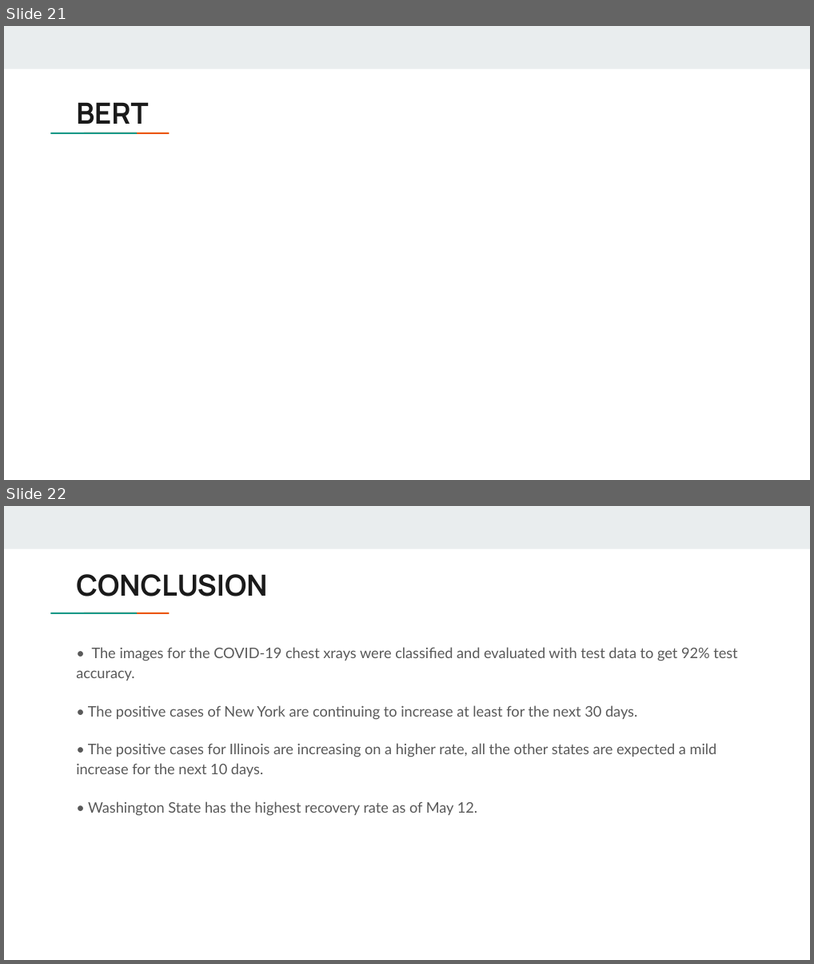
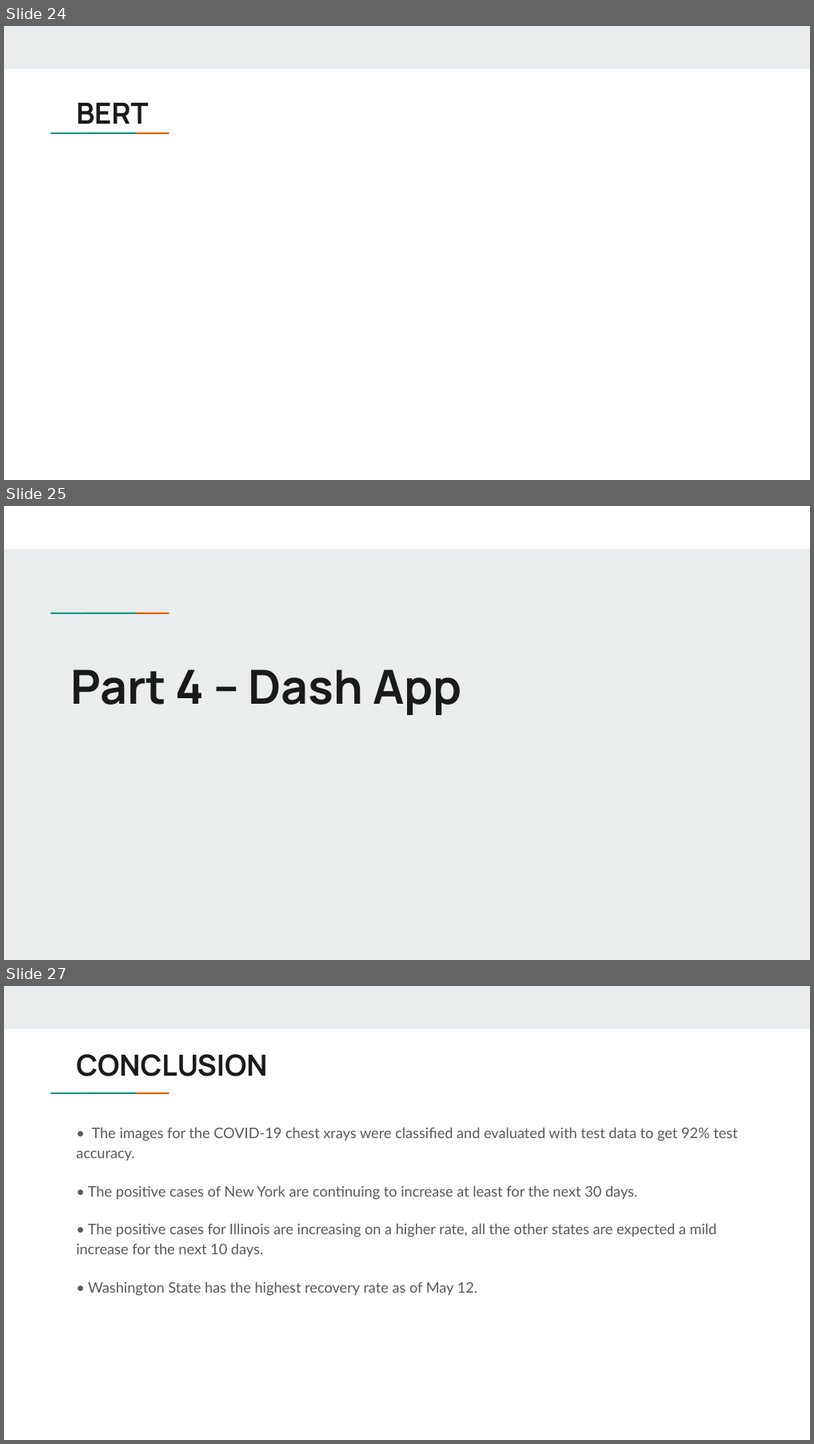
Before and after one commit to matthewshawnkehoe/Data-Science-Projects, a slide deck: Capstone Projects/Final_Capstone_NLP_Search_Recommendation/Recommender_System_Trip_Advisor.pptx. Shown one above the other, each under a label of ours: slides 21 and 22 before the commit, slides 24, 25 and 27 after it; the slides between them are not shown. The pictures are 814x964 and 814x1444 pixels, drawn with LibreOffice and Linux fonts; fonts in the diff are those of the drawing. Boxes give left, top, right and bottom in pixels: in the first picture for what was removed or moved away, otherwise in the second. Text is boxed around its words. In the diff, an @@ line names an element or a change of style, - is before the commit and + after.

```diff
--- a/Capstone Projects/Final_Capstone_NLP_Search_Recommendation/Recommender_System_Trip_Advisor.pptx
+++ b/Capstone Projects/Final_Capstone_NLP_Search_Recommendation/Recommender_System_Trip_Advisor.pptx
@@ slide 25 added at box(4, 506, 810, 960), background #E9EDEE; not listed: 2 template elements that a slide beside it also shows @@
@@ rectangle added at box(4, 506, 810, 548), fill #FFFFFF @@
@@ title added at box(70, 669, 462, 715), 42 pt, text #1A1A1A, bold @@
+Part 4 – Dash App
@@ what was slide 21 is now slide 24 @@
@@ what was slide 22 is now slide 27 @@
```
Also in this commit, not shown: 2 slides changed, 4 other slides added.
